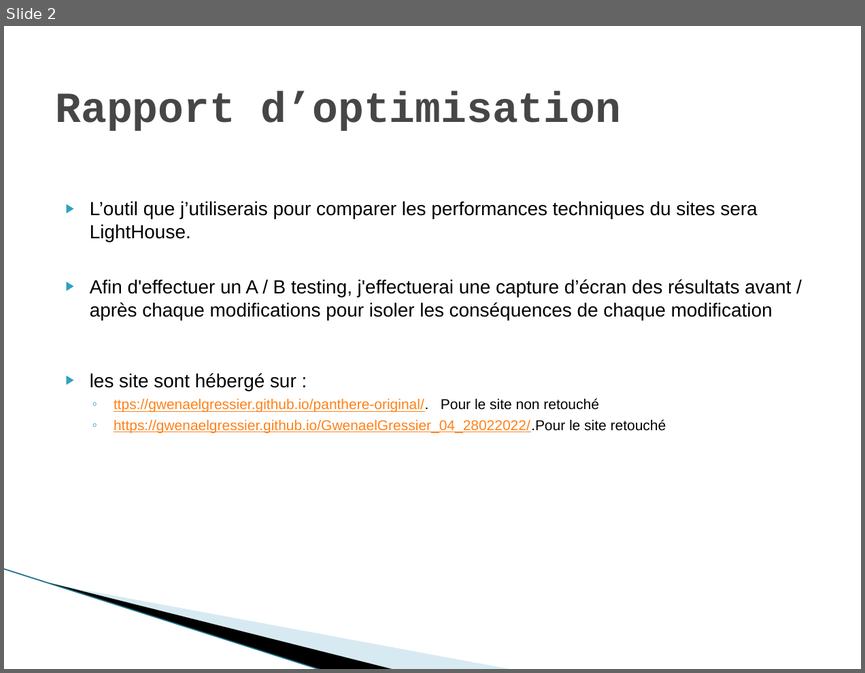
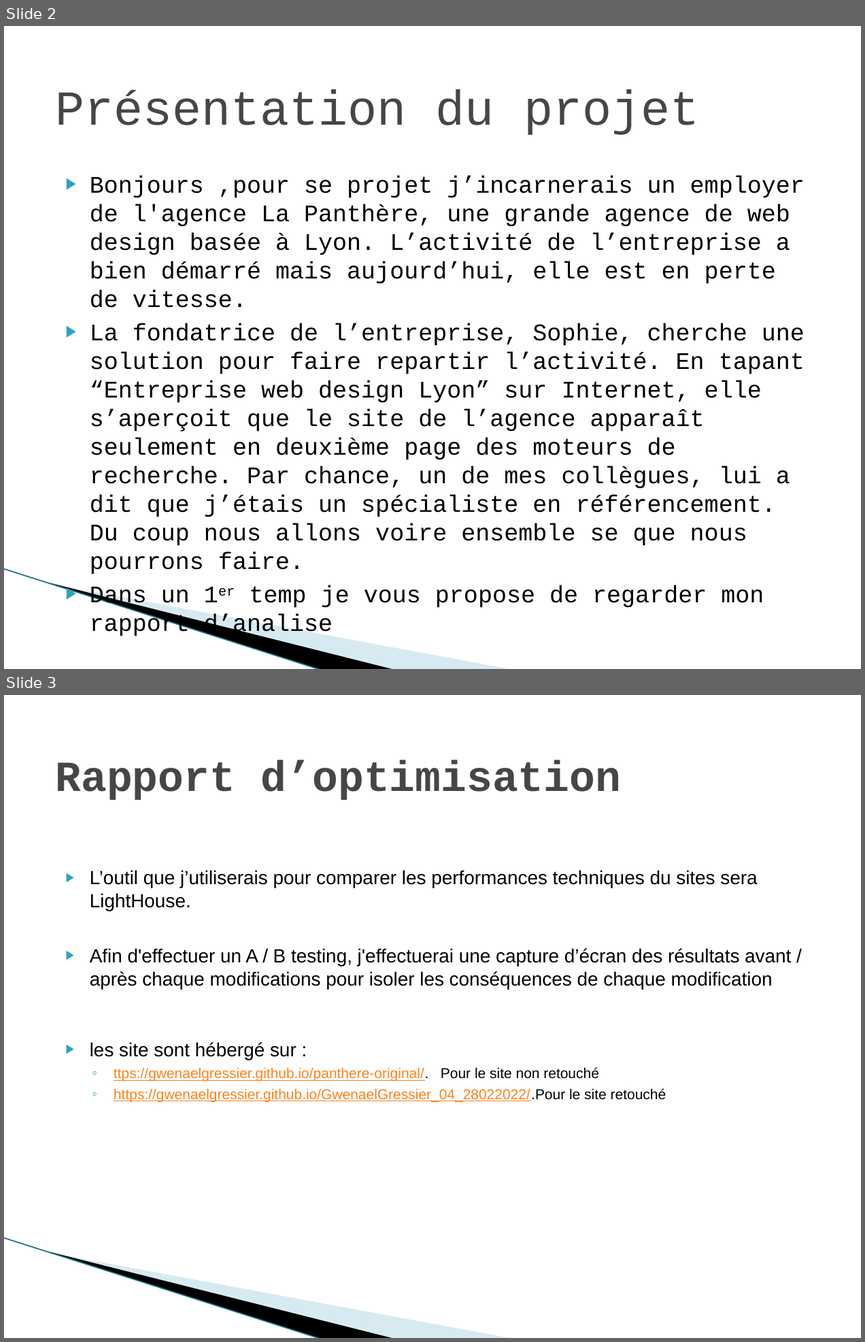
Before and after one commit to gwenaelgressier/GwenaelGressier_04_28022022, a slide deck: Rapport audit.pptx. Shown one above the other, each under a label of ours: slide 2 before the commit, slides 2 and 3 after it. The pictures are 865x673 and 865x1342 pixels, drawn with LibreOffice and Linux fonts; fonts in the diff are those of the drawing; background and template pictures are left out. Boxes give left, top, right and bottom in pixels: in the first picture for what was removed or moved away, otherwise in the second. Text is boxed around its words. In the diff, an @@ line names an element or a change of style, - is before the commit and + after.

```diff
--- a/Rapport audit.pptx
+++ b/Rapport audit.pptx
@@ slide 2 added at bbox=[4, 26, 861, 669], background #FFFFFF; not listed: 3 template elements that a slide beside it also shows @@
@@ title added at bbox=[55, 90, 699, 135], 41 pt, text #464646 @@
+Présentation du projet
@@ text added at bbox=[90, 176, 804, 637], 20 pt, text #000000 @@
+▶ Bonjours ,pour se projet j’incarnerais un employer de l'agence La Panthère, une grande agence de web design basée à Lyon. L’activité de l’entreprise a bien démarré mais aujourd’hui, elle est en perte de vitesse.
+▶ La fondatrice de l’entreprise, Sophie, cherche une solution pour faire repartir l’activité. En tapant “Entreprise web design Lyon” sur Internet, elle s’aperçoit que le site de l’agence apparaît seulement en deuxième page des moteurs de recherche. Par chance, un de mes collègues, lui a dit que j’étais un spécialiste en référencement. Du coup nous allons voire ensemble se que nous pourrons faire.
+▶ Dans un 1er temp je vous propose de regarder mon rapport d’analise
@@ what was slide 2 is now slide 3 @@
```
Also in this commit, not shown: 4 slides changed, 8 other files.
